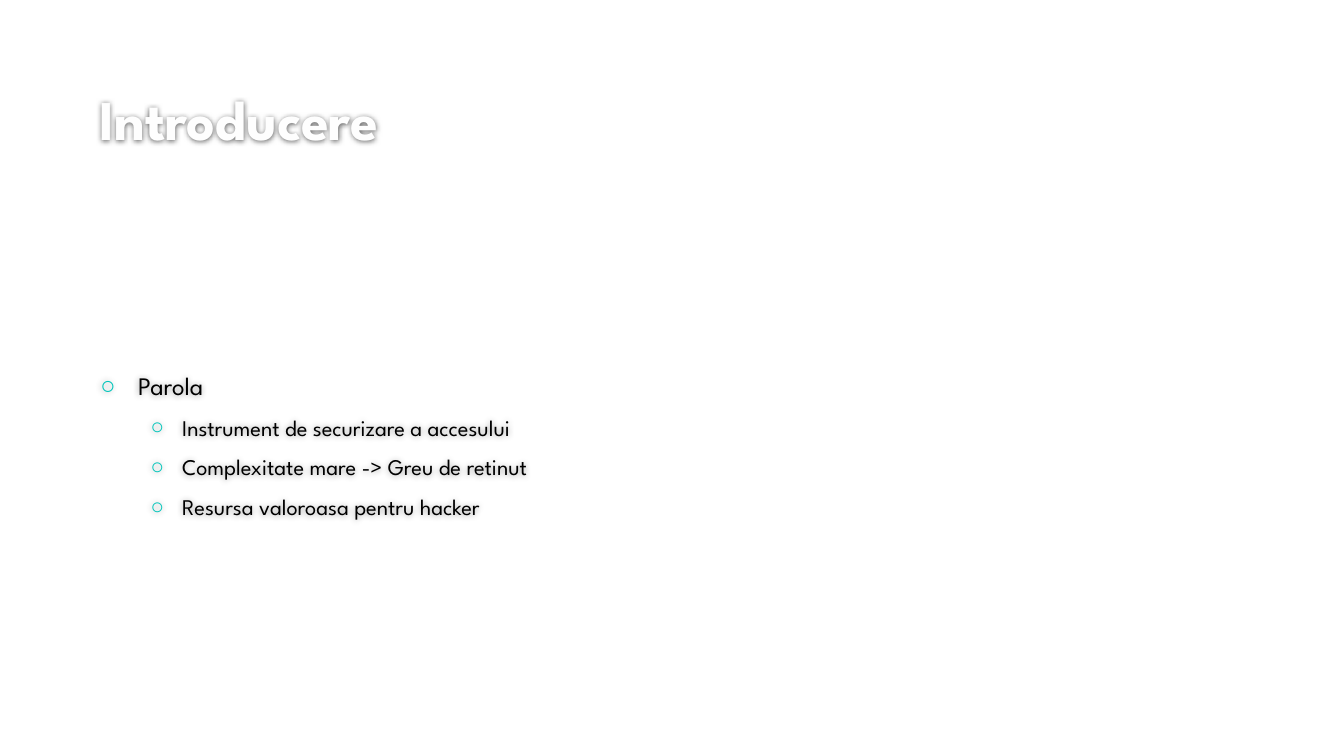
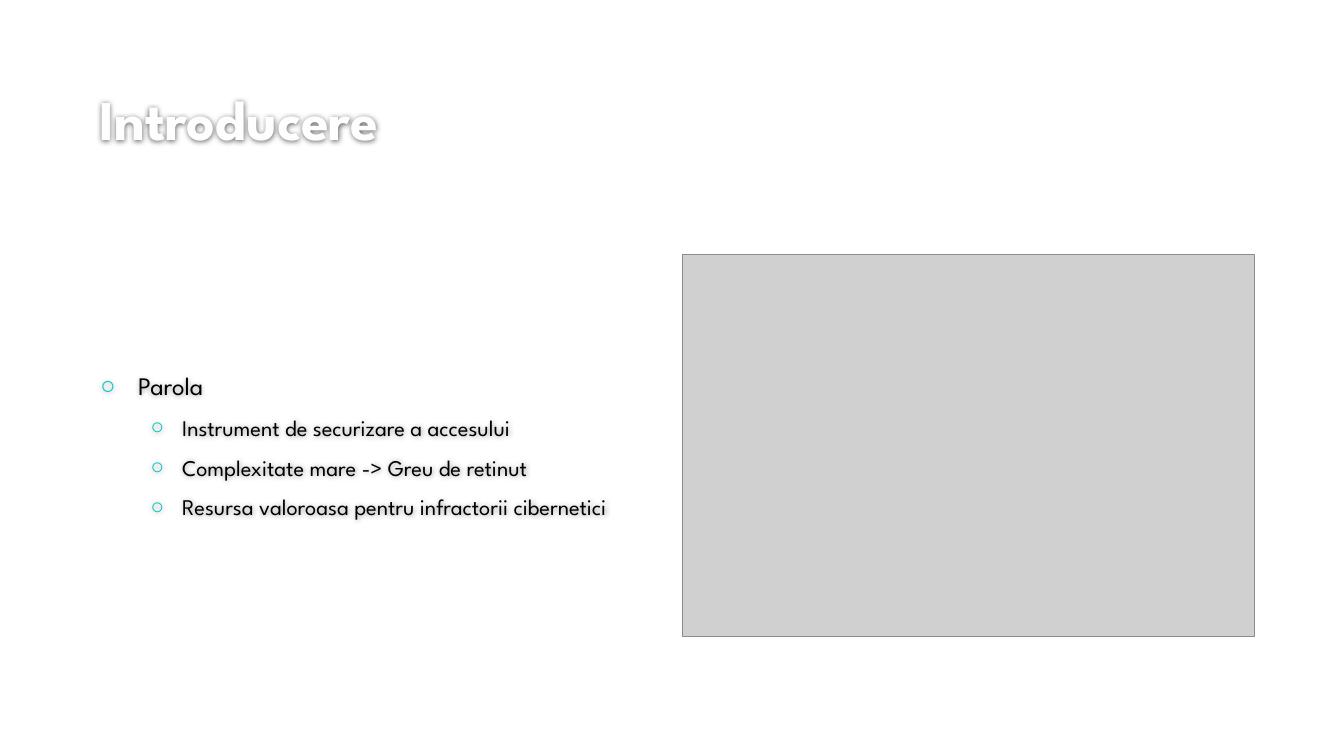
Before and after one commit to dutualincalin/Licenta_Password-Manager, a slide deck: slide 2 of Prezentare Milestone.pptx. Drawn at 1344x756 pixels with LibreOffice and Linux fonts; fonts in the diff are those of the drawing; grey boxes stand for pictures; background and template pictures are left out. Boxes give left, top, right and bottom in pixels: in the first picture for what was removed or moved away, otherwise in the second. Text is boxed around its words. In the diff, an @@ line names an element or a change of style, - is before the commit and + after.

```diff
--- a/Prezentare Milestone.pptx
+++ b/Prezentare Milestone.pptx
@@ picture added at bbox=[683, 255, 1255, 637] @@
@@ text at bbox=[182, 499, 607, 520]: text changed @@
-  ○ Resursa valoroasa pentru hacker
+  ○ Resursa valoroasa pentru infractorii cibernetici
```
Also in this commit, not shown: 6 other slides changed, 3 slides added, 4 slides removed, 23 other files.
